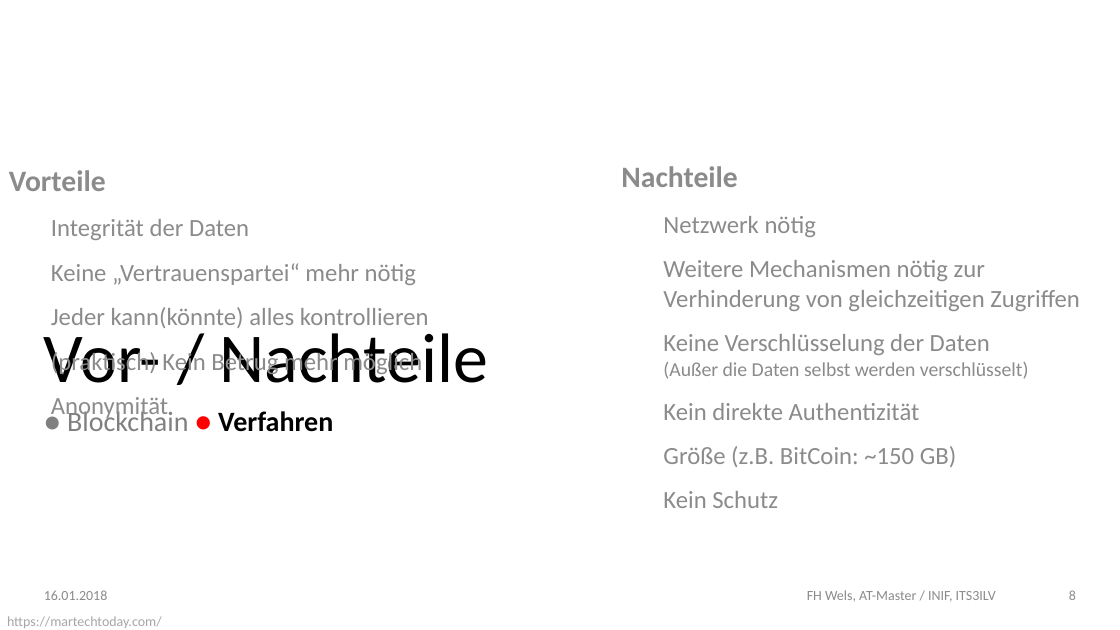
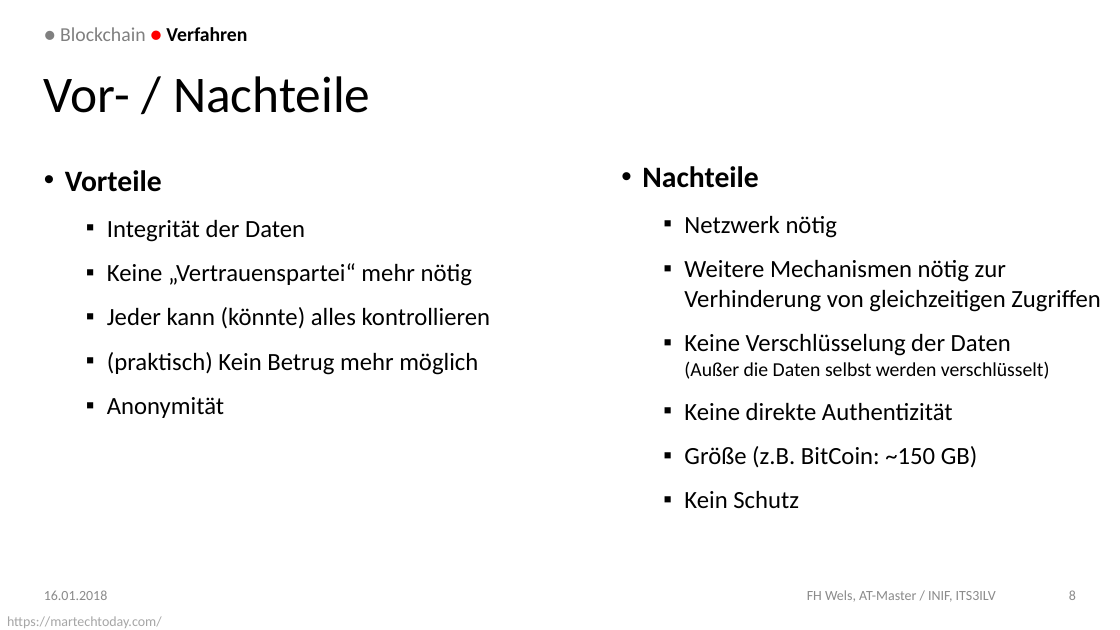
Before and after one commit to DoSchoe/ITS, a slide deck: slide 8 of Präsentation/Blockchain – Technologie.pptx. Drawn at 1120x630 pixels with LibreOffice and Linux fonts; fonts in the diff are those of the drawing; background and template pictures are left out. Boxes give left, top, right and bottom in pixels: in the first picture for what was removed or moved away, otherwise in the second. Text is boxed around its words. In the diff, an @@ line names an element or a change of style, - is before the commit and + after.

```diff
--- a/Präsentation/Blockchain – Technologie.pptx
+++ b/Präsentation/Blockchain – Technologie.pptx
@@ text "● Blockchain ● Verfahren" moved from (x1=67, y1=407, x2=333, y2=432) to (x1=60, y1=27, x2=247, y2=41) @@
@@ text "● Blockchain ● Verfahren" at (x1=60, y1=27, x2=247, y2=41): size 22.7 to 16 pt; vertical alignment top to middle @@
@@ title "Vor- / Nachteile" moved from (x1=44, y1=324, x2=489, y2=399) to (x1=44, y1=76, x2=370, y2=113) @@
@@ title "Vor- / Nachteile" at (x1=44, y1=76, x2=370, y2=113): size 56.7 to 41.6 pt; vertical alignment bottom to middle @@
@@ text "Vorteile" moved from (x1=9, y1=170, x2=429, y2=420) to (x1=65, y1=170, x2=491, y2=418) @@
@@ text at (x1=65, y1=170, x2=478, y2=418): text colour #8C8C8C to #000000 in "Vorteile", "Integrität der Daten", "Keine „Vertrauenspartei“ mehr nötig", "(praktisch) Kein Betrug mehr möglich" and 1 more places; bullet none to •; bullet none to ▪ @@
@@ text at (x1=642, y1=166, x2=1101, y2=509): text colour #8C8C8C to #000000 in "Nachteile", "Netzwerk nötig", "Weitere Mechanismen nötig zur Verhinderung von gleichzeitige ...", "Keine Verschlüsselung der Daten (Außer die Daten ..." and 2 more places; bullet none to •; bullet none to ▪ @@
@@ text at (x1=107, y1=307, x2=491, y2=329): text changed; text colour #8C8C8C to #000000 @@
-  Jeder kann(könnte) alles kontrollieren
+  ▪ Jeder kann (könnte) alles kontrollieren
@@ text at (x1=684, y1=403, x2=953, y2=421): text changed; text colour #8C8C8C to #000000 @@
-  Kein direkte Authentizität
+  ▪ Keine direkte Authentizität
```
Also in this commit, not shown: 9 other slides changed.
